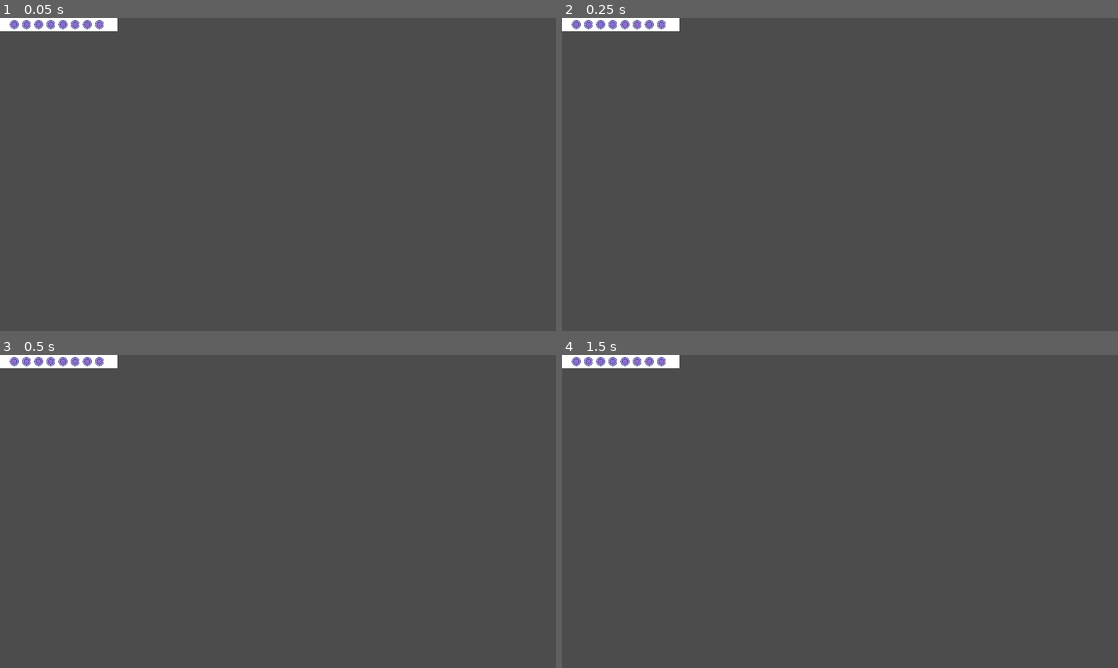
Above: before the commit, frames 1-4 (two rows, left to right).
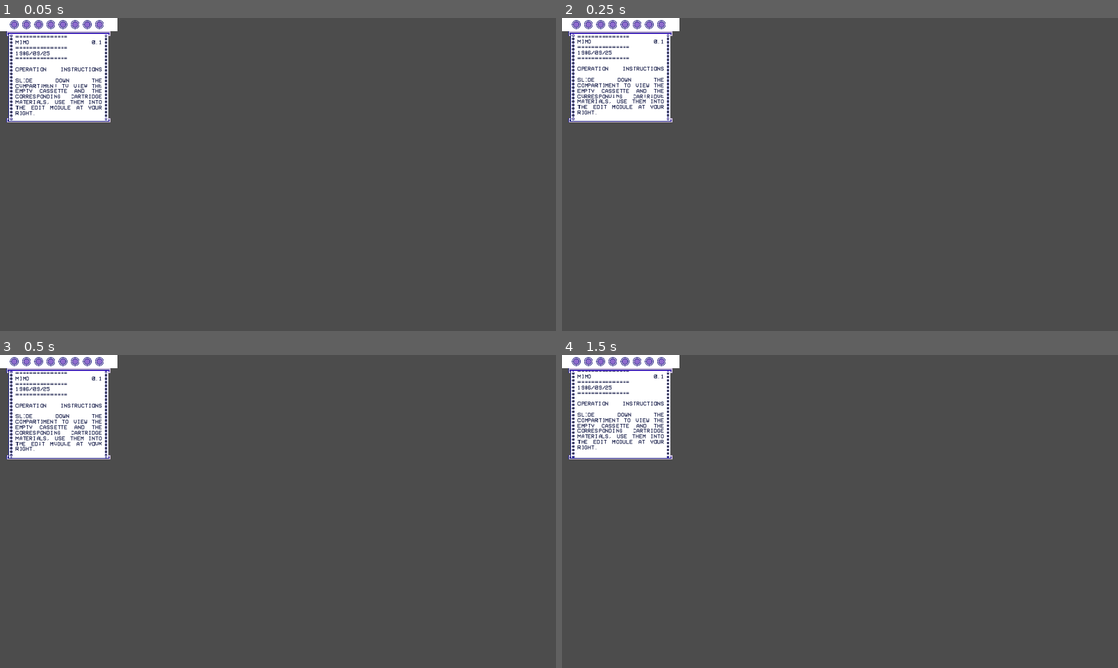
Above: after the commit, the same moments.

Repository: blackmambastudio/machinaria
Game: Godot game, scene res://MiMo/MiMo.tscn
Two runs of this game, one before a commit and one after it. Both use one fixed random seed, a clock stepped at 60 frames per second and the inputs below.
Inputs:
- Up to frame 1 (0.05 s): no input
- Up to frame 2 (0.25 s): no input
- Up to frame 3 (0.5 s): no input
- Up to frame 4 (1.5 s): no input

The runs differ from the first frame. In frame 1, 5.2% of the frame differs, in the area x 1-20%, y 4-34%; in frame 2, 5.2%; in frame 3, 5.2%; in frame 4, 5.2%.

Commit message:
printing news into the printer module

Diff:
--- a/MiMo/IO/IO.tscn
+++ b/MiMo/IO/IO.tscn
@@ -1,7 +1,15 @@
-[gd_scene load_steps=2 format=2]
+[gd_scene load_steps=3 format=2]
 
 [ext_resource path="res://MiMo/IO/Led_Bar/Led_Bar.tscn" type="PackedScene" id=1]
+[ext_resource path="res://MiMo/IO/Printer/Printer.tscn" type="PackedScene" id=2]
 
 [node name="IO" type="Node2D"]
 
-[node name="Container" parent="." index="0" instance=ExtResource( 1 )]
+[node name="Led_Bar" parent="." index="0" instance=ExtResource( 1 )]
+
+[node name="Printer" parent="." index="1" instance=ExtResource( 2 )]
+
+margin_left = 30.0
+margin_top = 60.0
+margin_right = 510.0
+margin_bottom = 480.0
--- /dev/null
+++ b/MiMo/IO/Printer/Paper_Slice.gd
@@ -0,0 +1,21 @@
+extends Sprite
+
+export (int) var printing_speed = 5
+var top_y = 0
+
+var bottom_y = 420
+var background_y = 0
+
+func _ready():
+	top_y = -texture.get_height()
+
+func slide_up(delta):
+	background_y -= delta*printing_speed
+	if background_y <= top_y:
+		background_y = bottom_y
+
+	position.y = int(background_y)
+
+func initialize_y(y):
+	background_y = position.y + y
+	position.y = int(background_y)
--- /dev/null
+++ b/MiMo/IO/Printer/Printed_Text.gd
@@ -0,0 +1,25 @@
+extends Label
+
+export (int) var printing_speed = 5
+var background_y = 0
+
+func _ready():
+	text = text.to_upper()
+
+func slide_up(delta):
+	background_y -= delta*printing_speed
+	rect_position.y = float(background_y)
+
+func print_text(new_text):
+	text = text + "\n" + new_text.replace("<>\n", "")
+	text = text.to_upper()
+
+var header = "====== NEW CABLE ======\n"
+var footer = "\n====== END CABLE ======\n"
+
+var sample_news = """<>
+====== NEW CABLE ======
+Martinez declara nuevo incremento en los impuestos, la subida sera de un 18% en <>
+los productos de la canasta familiar.
+====== END CABLE ======
+""".replace("<>\n", "")
--- /dev/null
+++ b/MiMo/IO/Printer/Printer.gd
@@ -0,0 +1,56 @@
+extends Container
+
+export (int) var printing_speed = 20
+
+signal Print_Finish
+signal Print_Start
+
+var printing = false
+var moved = false
+
+func _ready():
+	$Paper_Slice.printing_speed = printing_speed
+	$Text_Area/Printed_Text.printing_speed = printing_speed
+
+	var slice_height = $Paper_Slice.texture.get_height()
+	var paper_height = $Paper_Dispenser_Bottom.offset.y - $Paper_Dispenser_Top.offset.y
+	var interval = paper_height/slice_height
+	var bottom_y = interval*slice_height
+
+	$Paper_Slice.add_to_group("slices")
+	$Paper_Slice.bottom_y = bottom_y
+
+	print(interval)
+
+	for i in range(1, int(interval + 1)):
+		var paper_slice = $Paper_Slice.duplicate()
+		paper_slice.initialize_y(slice_height*i)
+		paper_slice.bottom_y = bottom_y
+		add_child(paper_slice)
+		move_child(paper_slice, 3)
+		paper_slice.add_to_group("slices")
+		paper_slice.z_index = 0
+
+
+func _process(delta):
+	if $Text_Area/Printed_Text.rect_size.y + $Text_Area/Printed_Text.rect_position.y >= $Text_Area.rect_size.y:
+		var speed = delta*(randi()%18)*0.05
+		self.get_tree().call_group("slices", "slide_up", speed)
+		$Text_Area/Printed_Text.slide_up(speed)
+		moved = true
+	elif printing and moved:
+		printing = false
+		emit_signal("Print_Finish")
+	else:
+		moved = false
+
+func on_news_item(news_article):
+	$Text_Area/Printed_Text.print_text(news_article)
+	printing = true
+	emit_signal("Print_Start")
+
+
+func print_text(text):
+	$Text_Area/Printed_Text.print_text(text)
+	printing = true
+	emit_signal("Print_Start")
--- /dev/null
+++ b/MiMo/IO/Printer/Printer.tscn
@@ -0,0 +1,129 @@
+[gd_scene load_steps=8 format=2]
+
+[ext_resource path="res://MiMo/IO/Printer/Printer.gd" type="Script" id=1]
+[ext_resource path="res://MiMo/IO/Printer/Assets/paper_dispenser.png" type="Texture" id=2]
+[ext_resource path="res://MiMo/IO/Printer/Assets/paper_pattern.png" type="Texture" id=3]
+[ext_resource path="res://MiMo/IO/Printer/Paper_Slice.gd" type="Script" id=4]
+[ext_resource path="res://Assets/Fonts/VCR_OSD_MONO_1.001.ttf" type="DynamicFontData" id=5]
+[ext_resource path="res://MiMo/IO/Printer/Printed_Text.gd" type="Script" id=6]
+
+[sub_resource type="DynamicFont" id=2]
+
+size = 28
+use_mipmaps = false
+use_filter = false
+extra_spacing_top = -3
+font_data = ExtResource( 5 )
+_sections_unfolded = [ "Extra Spacing", "Font", "Settings" ]
+
+[node name="Printer" type="Container"]
+
+anchor_left = 0.0
+anchor_top = 0.0
+anchor_right = 0.0
+anchor_bottom = 0.0
+margin_right = 480.0
+margin_bottom = 420.0
+rect_pivot_offset = Vector2( 0, 0 )
+rect_clip_content = true
+mouse_filter = 2
+mouse_default_cursor_shape = 0
+size_flags_horizontal = 1
+size_flags_vertical = 1
+script = ExtResource( 1 )
+_sections_unfolded = [ "Mouse", "Rect" ]
+printing_speed = 20
+
+[node name="Paper_Dispenser_Top" type="Sprite" parent="." index="0"]
+
+texture = ExtResource( 2 )
+centered = false
+_sections_unfolded = [ "Offset" ]
+
+[node name="Paper_Dispenser_Bottom" type="Sprite" parent="." index="1"]
+
+texture = ExtResource( 2 )
+centered = false
+offset = Vector2( 0, 400 )
+_sections_unfolded = [ "Offset" ]
+
+[node name="Paper_Slice" type="Sprite" parent="." index="2"]
+
+texture = ExtResource( 3 )
+centered = false
+offset = Vector2( 10, 14 )
+script = ExtResource( 4 )
+_sections_unfolded = [ "Offset", "Z Index" ]
+printing_speed = 20
+
+[node name="Text_Area" type="Container" parent="." index="3"]
+
+anchor_left = 0.0
+anchor_top = 0.0
+anchor_right = 0.0
+anchor_bottom = 0.0
+margin_left = 34.0
+margin_top = 14.0
+margin_right = 452.0
+margin_bottom = 412.0
+rect_pivot_offset = Vector2( 0, 0 )
+rect_clip_content = true
+mouse_filter = 2
+mouse_default_cursor_shape = 0
+size_flags_horizontal = 1
+size_flags_vertical = 1
+_sections_unfolded = [ "Mouse", "Rect" ]
+
+[node name="Printed_Text" type="Label" parent="Text_Area" index="0"]
+
+anchor_left = 0.0
+anchor_top = 0.0
+anchor_right = 0.0
+anchor_bottom = 0.0
+margin_left = 8.0
+margin_right = 408.0
+margin_bottom = 410.0
+rect_pivot_offset = Vector2( 0, 0 )
+rect_clip_content = false
+mouse_filter = 2
+mouse_default_cursor_shape = 0
+size_flags_horizontal = 1
+size_flags_vertical = 4
+custom_fonts/font = SubResource( 2 )
+custom_colors/font_color = Color( 0.0196078, 0.0470588, 0.235294, 1 )
+text = "===============
+MIMO 0.1
+===============
+1986/09/25
+===============
+
+Operation instructions
+
+Slide down the compartiment to view the empty cassette and the corresponding cartridge materials, use them into the EDIT module at your right.
+"
+align = 3
+autowrap = true
+uppercase = true
+percent_visible = 1.0
+lines_skipped = 0
+max_lines_visible = -1
+script = ExtResource( 6 )
+_sections_unfolded = [ "custom_fonts" ]
+printing_speed = 20
+
+[node name="Paper_Dispenser_Top_Cover" type="Sprite" parent="." index="4"]
+
+texture = ExtResource( 2 )
+centered = false
+region_enabled = true
+region_rect = Rect2( 0, 0, 480, 14 )
+_sections_unfolded = [ "Offset", "Region" ]
+
+[node name="Paper_Dispenser_Bottom_Cover" type="Sprite" parent="." index="5"]
+
+texture = ExtResource( 2 )
+centered = false
+offset = Vector2( 0, 412 )
+region_enabled = true
+region_rect = Rect2( 0, 12, 480, 12 )
+_sections_unfolded = [ "Offset", "Region" ]
--- a/MiMo/MiMo.tscn
+++ b/MiMo/MiMo.tscn
@@ -1,7 +1,7 @@
 [gd_scene load_steps=2 format=2]
 
-[ext_resource path="res://MiMo/IO/Led_Bar/Led_Bar.tscn" type="PackedScene" id=1]
+[ext_resource path="res://MiMo/IO/IO.tscn" type="PackedScene" id=1]
 
 [node name="MiMo" type="Node2D" index="0"]
 
-[node name="Container" parent="." index="0" instance=ExtResource( 1 )]
+[node name="IO" parent="." index="0" instance=ExtResource( 1 )]
Binary file added: Assets/Fonts/VCR_OSD_MONO_1.001.ttf
Binary file added: MiMo/IO/Printer/Assets/paper_dispenser.png
Not shown, added: MiMo/IO/Printer/Assets/paper_dispenser.png.import
Binary file added: MiMo/IO/Printer/Assets/paper_pattern.png
Not shown, added: MiMo/IO/Printer/Assets/paper_pattern.png.import
